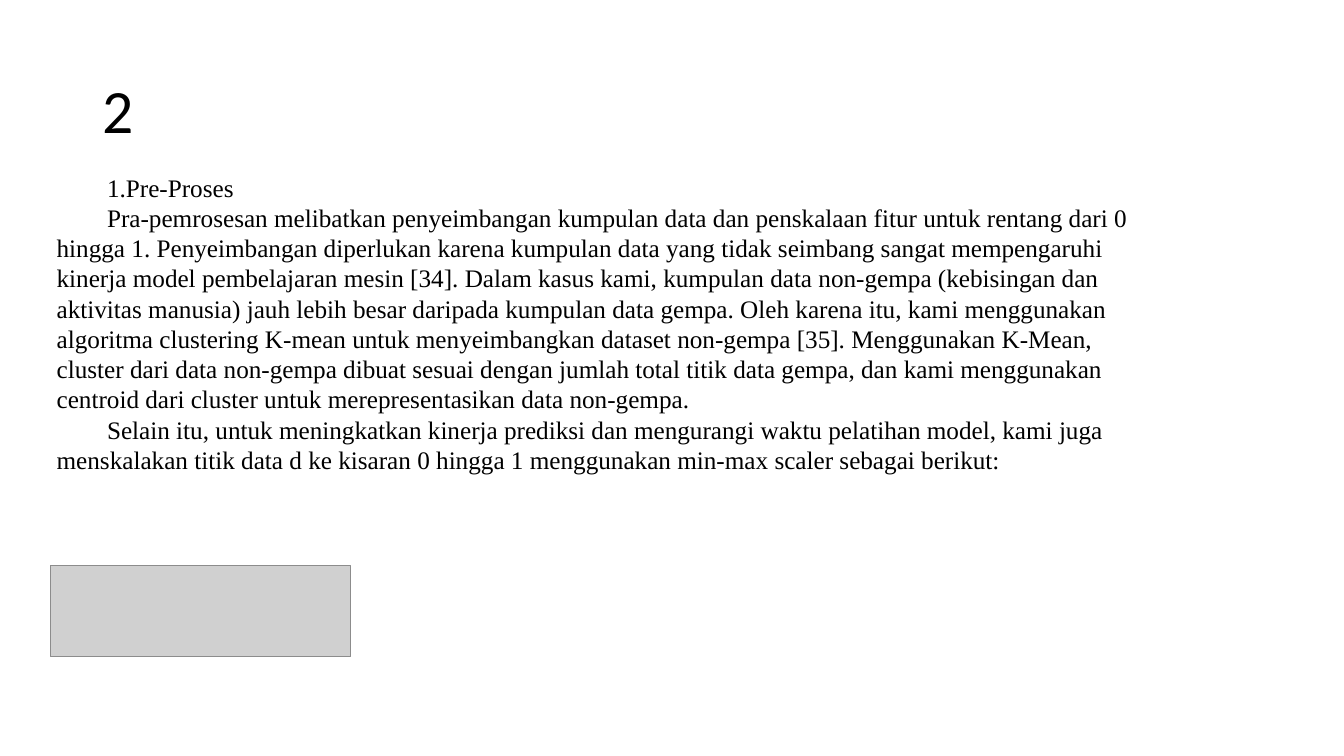
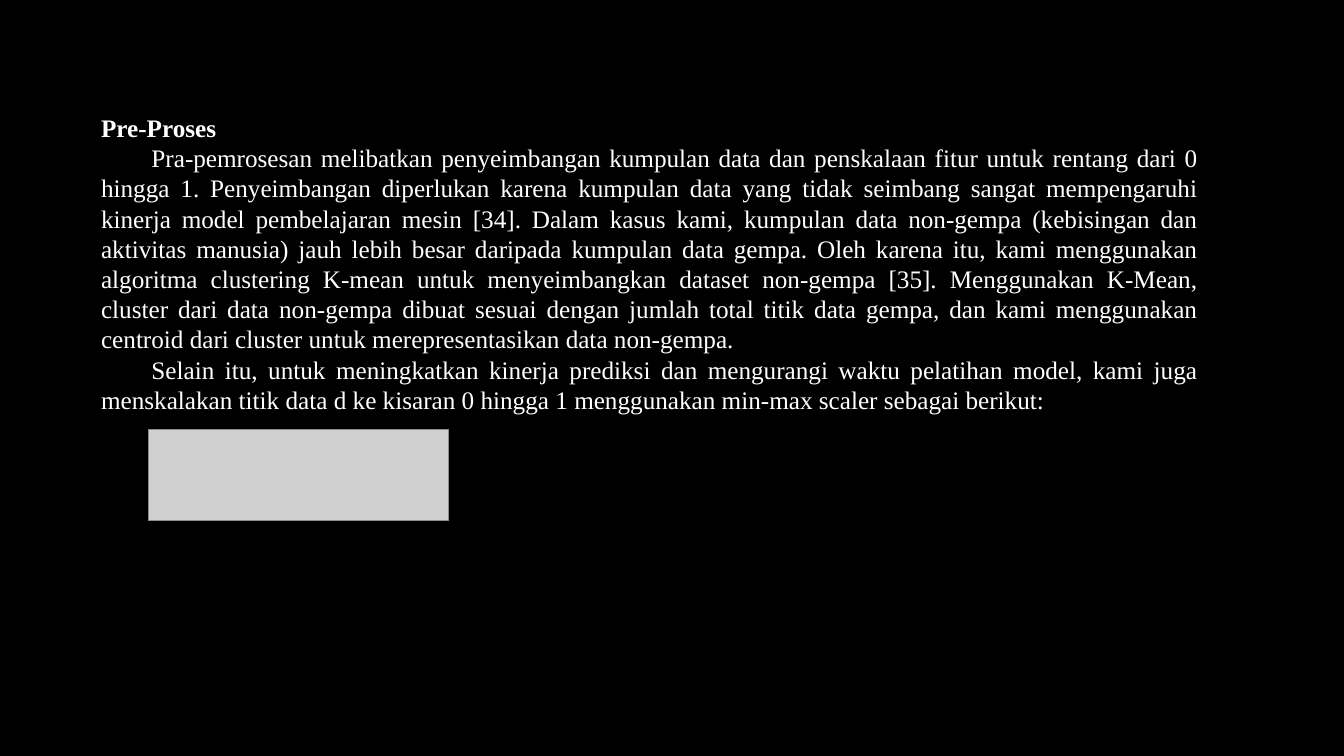
Before and after one commit to juvina03/SBP, a slide deck: slide 12 of PPT_Presentasi_SBP.pptx (slide 16 before the commit). Drawn at 1344x756 pixels with LibreOffice and Linux fonts; fonts in the diff are those of the drawing; grey boxes stand for pictures. Boxes give left, top, right and bottom in pixels: in the first picture for what was removed or moved away, otherwise in the second. Text is boxed around its words. In the diff, an @@ line names an element or a change of style, - is before the commit and + after.

```diff
--- a/PPT_Presentasi_SBP.pptx
+++ b/PPT_Presentasi_SBP.pptx
@@ background #FFFFFF to #000000 @@
@@ text "Pre-Proses": place and size @@
-text "Pre-Proses" at [57, 180, 1127, 475]
+text "Pre-Proses" at [101, 120, 1198, 415]
@@ text "Pre-Proses" at [101, 120, 1198, 415]: text colour #000000 to #FFFFFF; bold on in "Pre-Proses"; alignment left to justified; bullet 1. to none @@
@@ title removed at [102, 93, 133, 133] @@
-2
@@ picture: place and size @@
-picture at [50, 566, 351, 657]
+picture at [148, 430, 449, 521]
```
Also in this commit, not shown: 8 other slides changed, 7 slides added, 13 slides removed.
